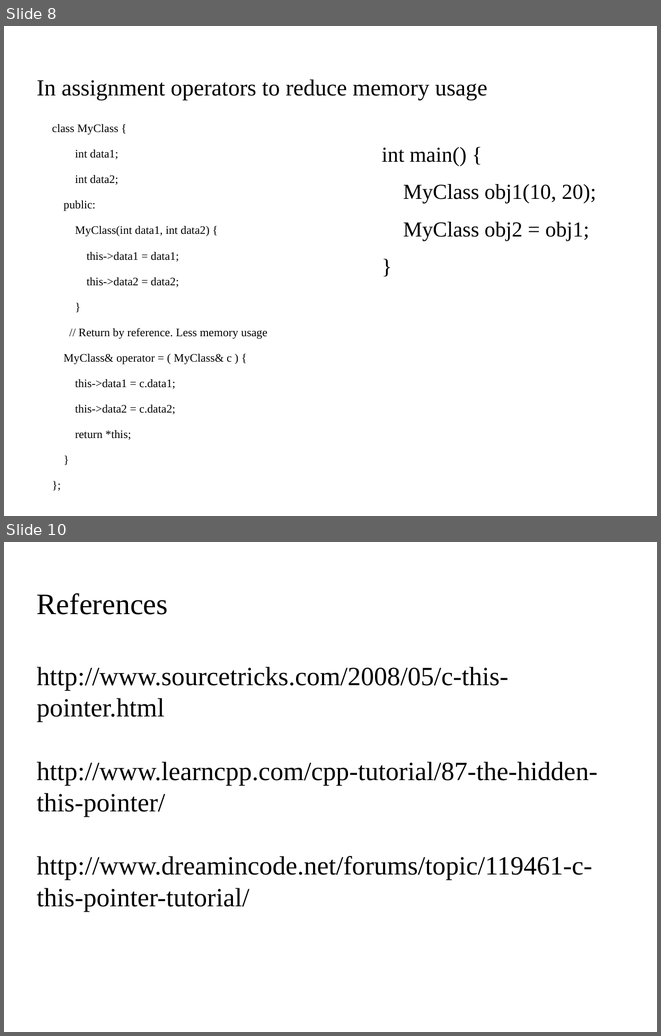
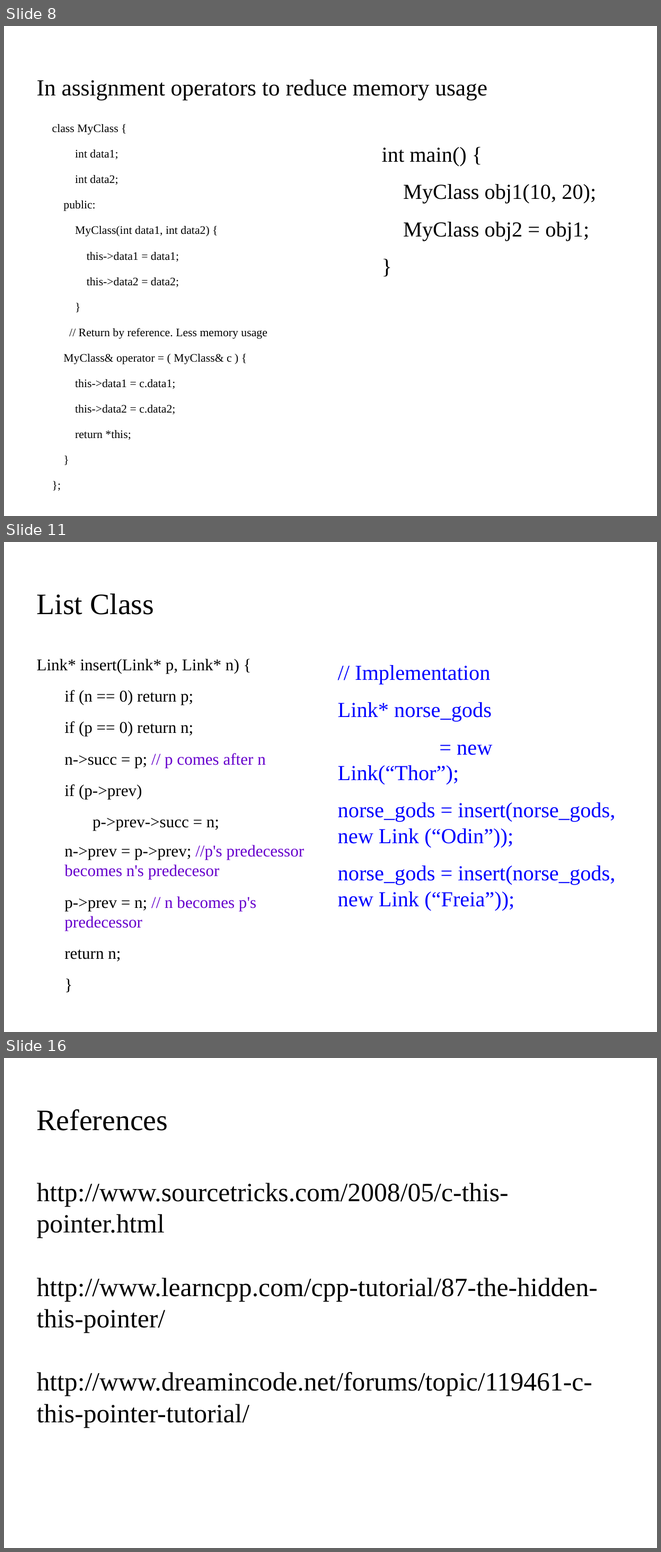
Before and after one commit to kks32/cpp-software-development, a slide deck: Ex8_Pointers_III/Ex8_Pointers-III.odp. Shown one above the other, each under a label of ours: slides 8 and 10 before the commit, slides 8, 11 and 16 after it; the slides between them are not shown. The pictures are 661x1036 and 661x1552 pixels, drawn with LibreOffice and Linux fonts; fonts in the diff are those of the drawing; background and template pictures are left out. Boxes give left, top, right and bottom in pixels: in the first picture for what was removed or moved away, otherwise in the second. Text is boxed around its words. In the diff, an @@ line names an element or a change of style, - is before the commit and + after.

```diff
--- a/Ex8_Pointers_III/Ex8_Pointers-III.odp
+++ b/Ex8_Pointers_III/Ex8_Pointers-III.odp
@@ slide 11 added at (x1=4, y1=542, x2=657, y2=1032), background picture (left out) @@
@@ title added at (x1=37, y1=593, x2=154, y2=615), 36 pt, text #000000 @@
+List Class
@@ text added at (x1=37, y1=659, x2=305, y2=961), 20 pt, text #000000 @@
+Link* insert(Link* p, Link* n) {
+if (n == 0) return p;
+if (p == 0) return n;
+n->succ = p; // p comes after n
+if (p->prev)
+  p->prev->succ = n;
+n->prev = p->prev; //p's predecessor becomes n's predecesor
+p->prev = n; // n becomes p's predecessor
+return n;
+}
@@ text added at (x1=338, y1=665, x2=615, y2=910), 26 pt, text #0000FF @@
+// Implementation
+Link* norse_gods
+= new Link(“Thor”);
+norse_gods = insert(norse_gods, new Link (“Odin”));
+norse_gods = insert(norse_gods, new Link (“Freia”));
@@ what was slide 10 is now slide 16 @@
```
Also in this commit, not shown: 1 slide changed, 6 other slides added, 1 slide removed, 2 other files.
